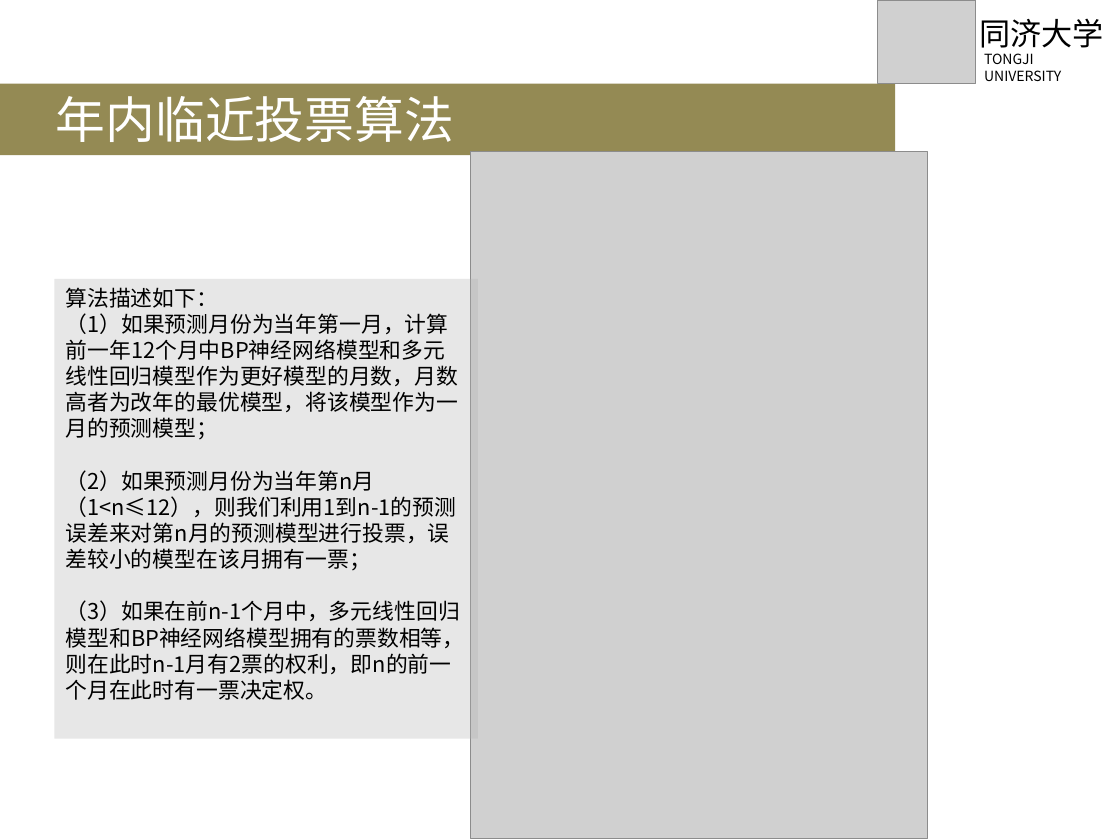
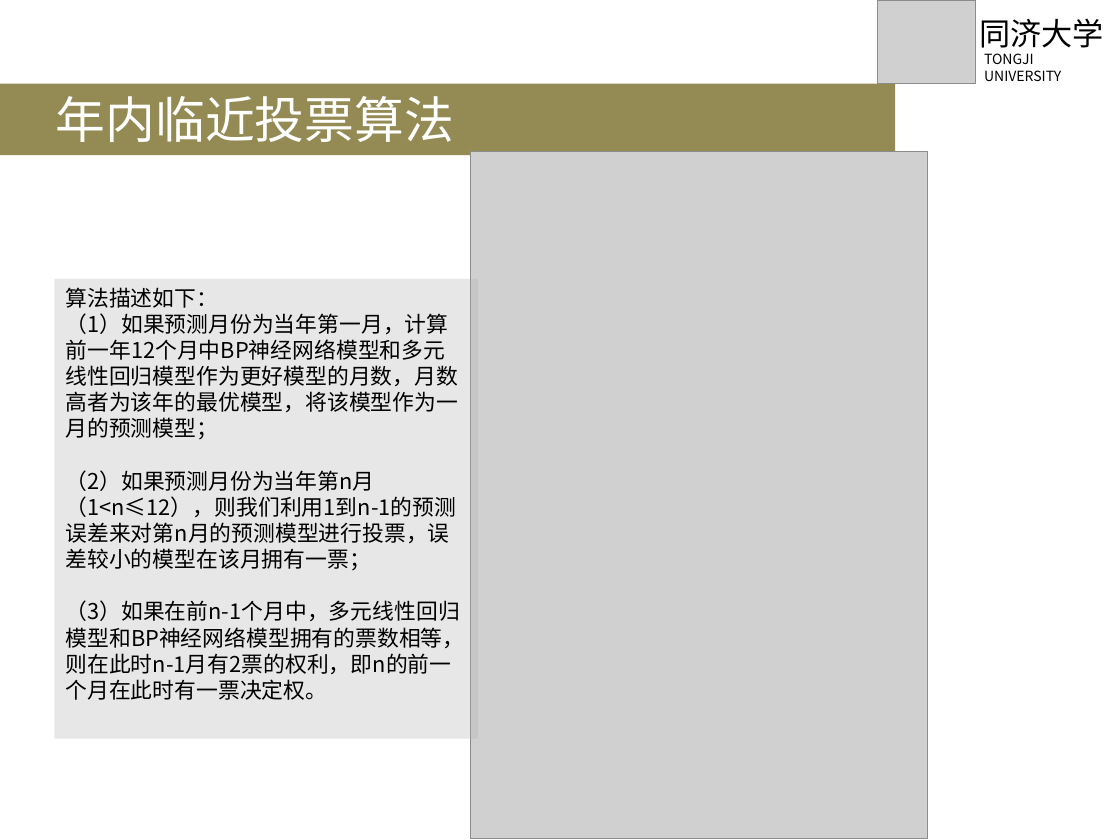
Before and after one commit to GrandDuelist/forecasting, a slide deck: slide 15 of paper/毕业答辩.pptx (slide 11 before the commit). Drawn at 1120x840 pixels with LibreOffice and Linux fonts; fonts in the diff are those of the drawing; grey boxes stand for pictures. Boxes give left, top, right and bottom in pixels: in the first picture for what was removed or moved away, otherwise in the second. Text is boxed around its words. In the diff, an @@ line names an element or a change of style, - is before the commit and + after.

Commit message:
ppt finished

```diff
--- a/paper/毕业答辩.pptx
+++ b/paper/毕业答辩.pptx
@@ text in rectangle at <box>65,313,458,440</box>: text changed @@
-（1）如果预测月份为当年第一月，计算前一年12个月中BP神经网络模型和多元线性回归模型作为更好模型的月数，月数高者为改年的最优模型，将该模型作为一月的预测模型；
+（1）如果预测月份为当年第一月，计算前一年12个月中BP神经网络模型和多元线性回归模型作为更好模型的月数，月数高者为该年的最优模型，将该模型作为一月的预测模型；
```
Also in this commit, not shown: 4 other slides changed, 6 slides added, 1 slide removed.
